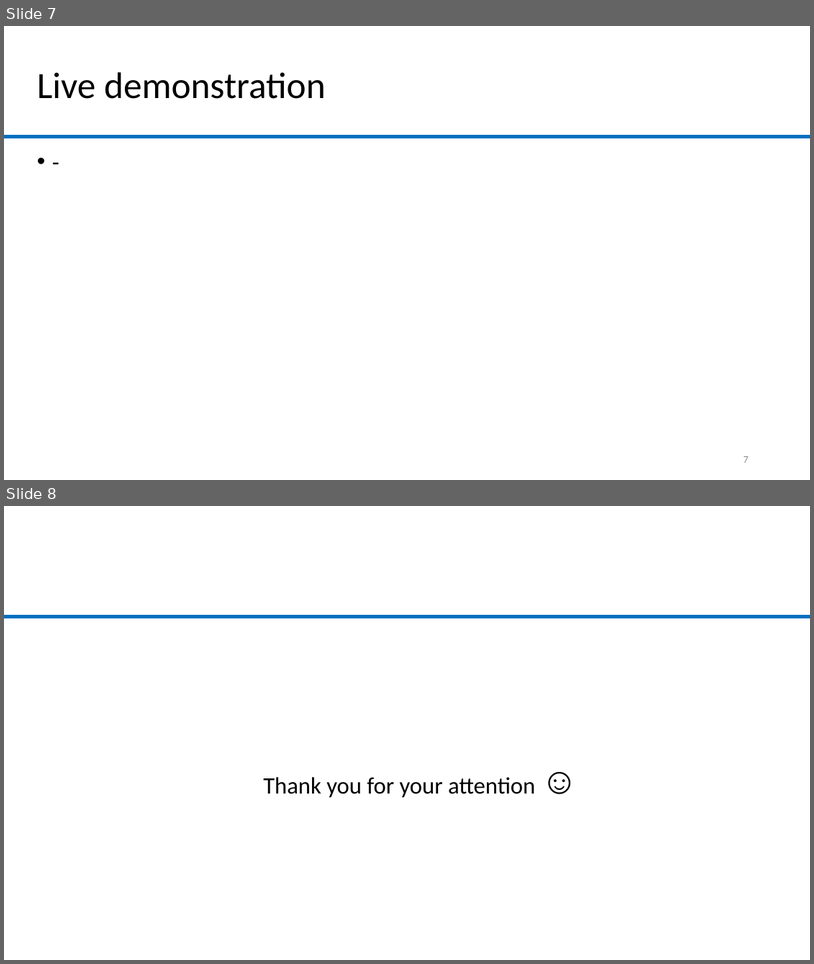
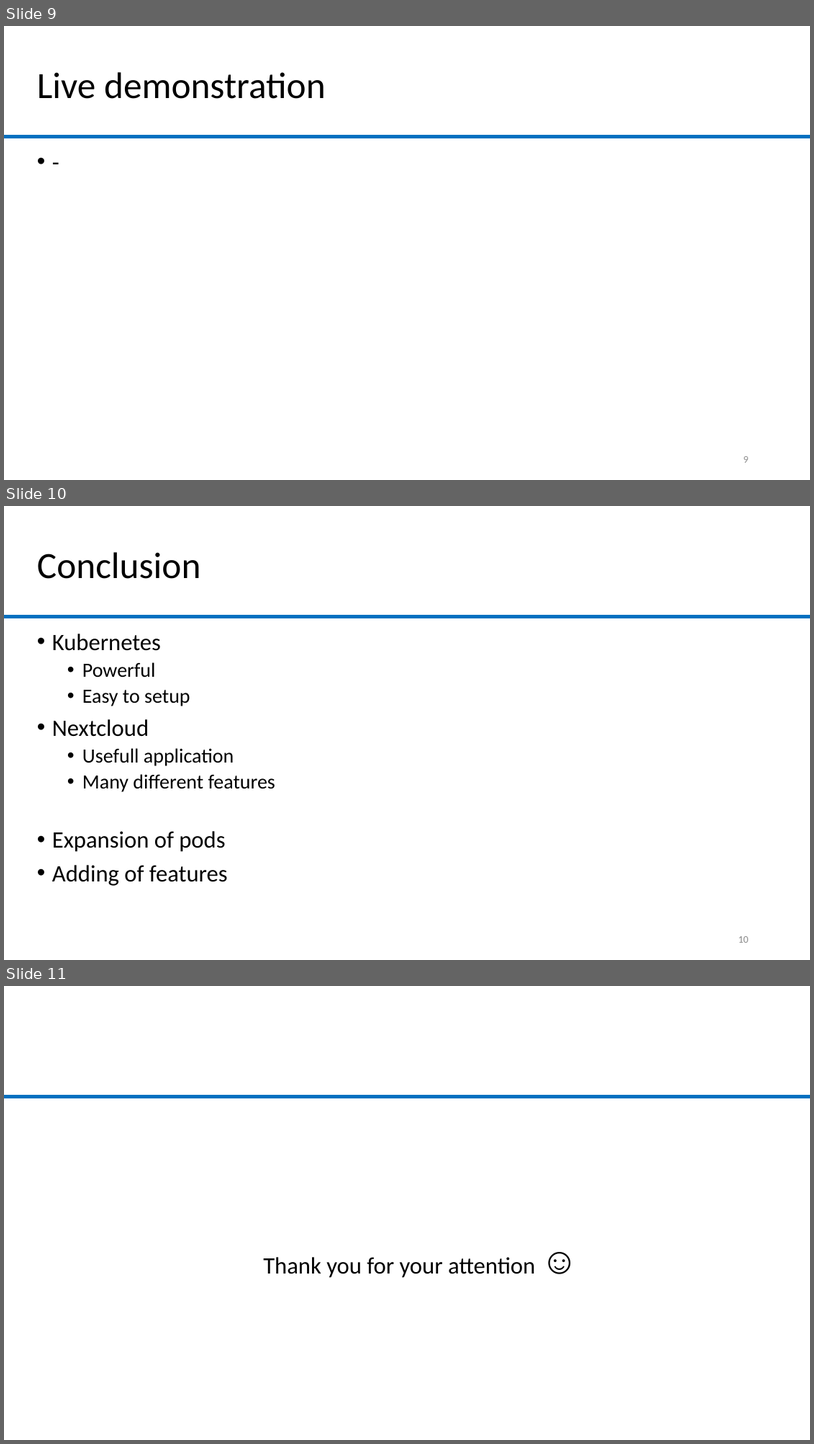
Before and after one commit to lolamtisch/BauCloCom_kubernetes, a slide deck: docu/Kubernetes_Nexcloud.pptx. Shown one above the other, each under a label of ours: slides 7 and 8 before the commit, slides 9, 10 and 11 after it. The pictures are 814x964 and 814x1444 pixels, drawn with LibreOffice and Linux fonts; fonts in the diff are those of the drawing; background and template pictures are left out. Boxes give left, top, right and bottom in pixels: in the first picture for what was removed or moved away, otherwise in the second. Text is boxed around its words. In the diff, an @@ line names an element or a change of style, - is before the commit and + after.

```diff
--- a/docu/Kubernetes_Nexcloud.pptx
+++ b/docu/Kubernetes_Nexcloud.pptx
@@ slide 10 added at (x1=4, y1=506, x2=810, y2=960), background #FFFFFF; not listed: 1 template element that a slide beside it also shows @@
@@ title added at (x1=37, y1=552, x2=201, y2=579), 44 pt, text #000000 @@
+Conclusion
@@ text added at (x1=52, y1=633, x2=275, y2=885), 24 pt, text #000000 @@
+• Kubernetes
+  • Powerful
+  • Easy to setup
+• Nextcloud
+  • Usefull application
+  • Many different features
+• Expansion of pods
+• Adding of features
@@ page number added at (x1=738, y1=936, x2=748, y2=942), 12 pt, text #8C8C8C @@
+10
@@ what was slide 7 is now slide 9 @@
@@ page number at (x1=743, y1=456, x2=748, y2=462): text changed @@
-7
+9
@@ what was slide 8 is now slide 11 @@
```
Also in this commit, not shown: 4 other slides added, 2 slides removed.
